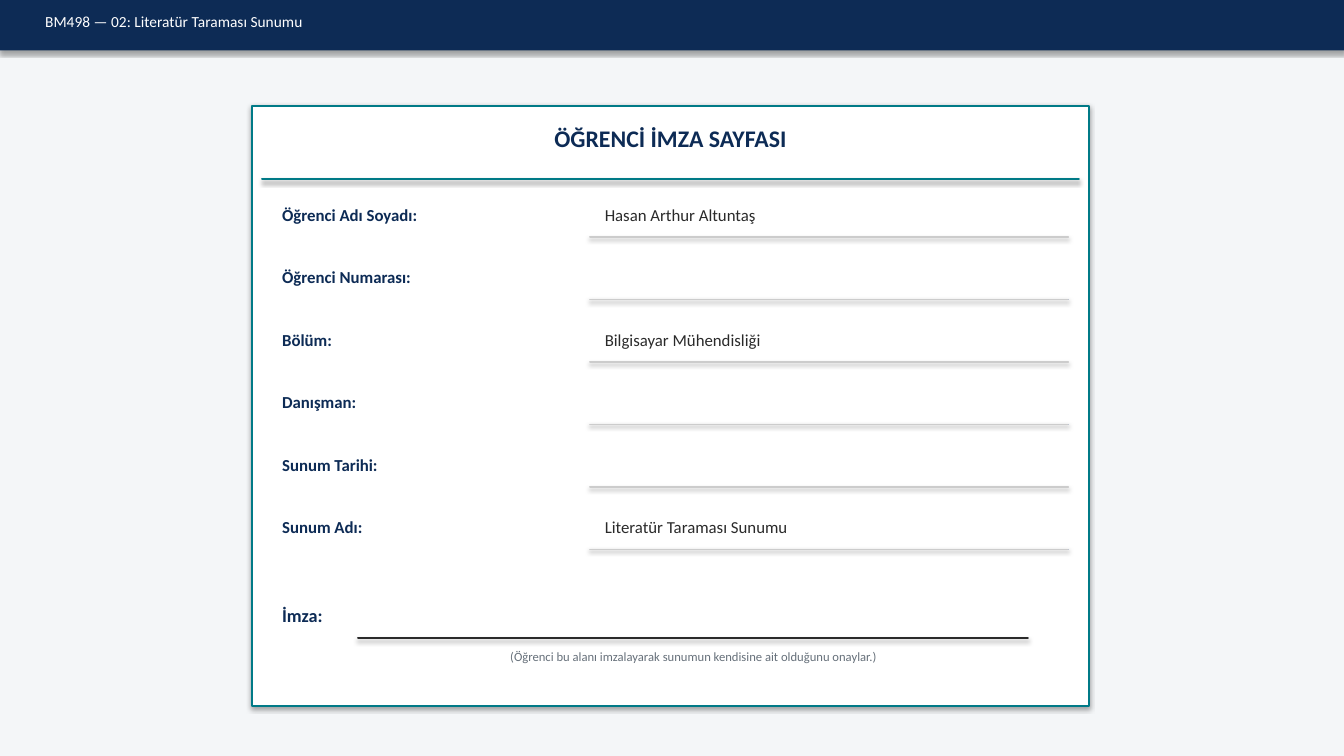
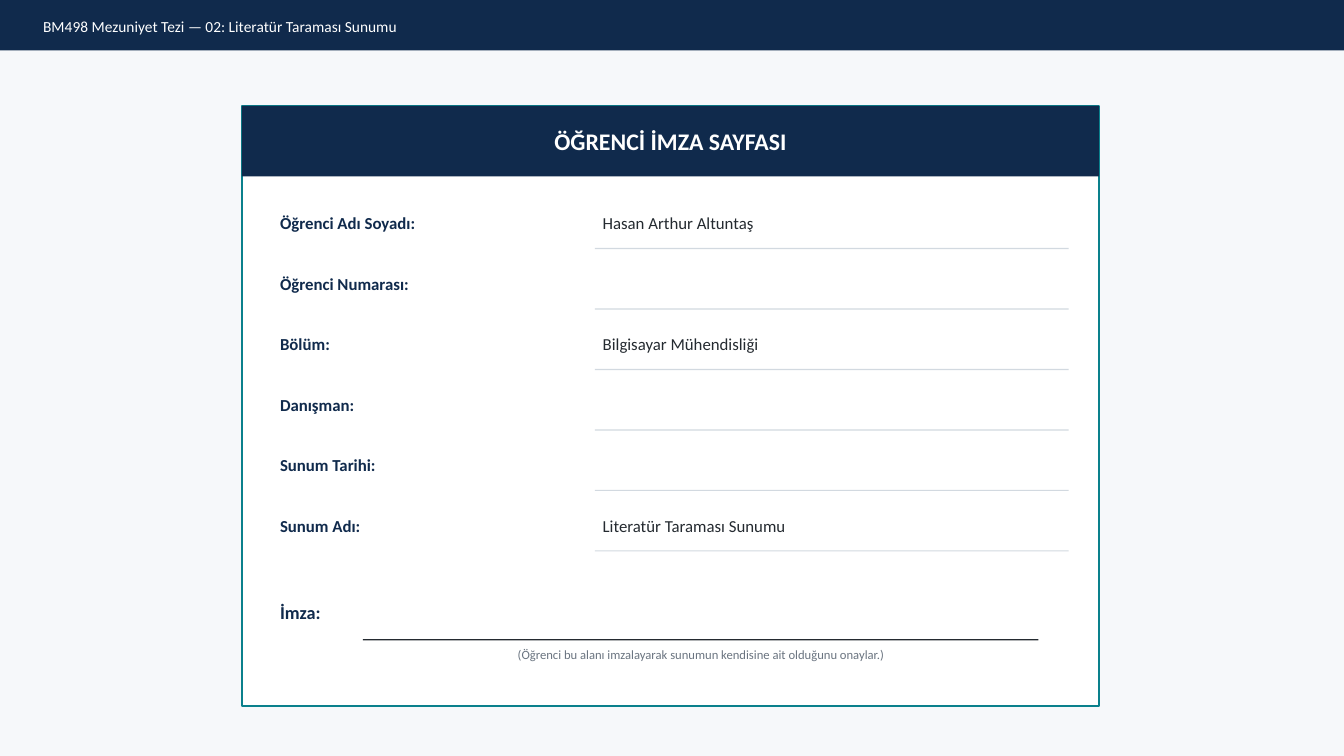
Before and after one commit to Rtur2003/CrownCode, a slide deck: slide 5 of docs/academic/TeslimEdilecekler/Sunumlar/02_Literatur_Taramasi_Sunumu.pptx. Drawn at 1344x756 pixels with LibreOffice and Linux fonts; fonts in the diff are those of the drawing. Boxes give left, top, right and bottom in pixels: in the first picture for what was removed or moved away, otherwise in the second. Text is boxed around its words. In the diff, an @@ line names an element or a change of style, - is before the commit and + after.

```diff
--- a/docs/academic/TeslimEdilecekler/Sunumlar/02_Literatur_Taramasi_Sunumu.pptx
+++ b/docs/academic/TeslimEdilecekler/Sunumlar/02_Literatur_Taramasi_Sunumu.pptx
@@ background #F4F6F8 to #F6F8FA @@
@@ rectangle at box(0, 0, 1344, 50): fill #0D2B55 to #102A4C; shadow off @@
@@ text "BM498 Mezuniyet Tezi — 02: ..." at box(43, 21, 397, 35): vertical alignment top to middle @@
@@ text at box(43, 21, 397, 35): text changed @@
-BM498 — 02: Literatür Taraması Sunumu
+BM498 Mezuniyet Tezi — 02: Literatür Taraması Sunumu
@@ rectangle: place and size @@
-rectangle at box(252, 106, 1089, 706)
+rectangle at box(242, 106, 1099, 706)
@@ rectangle at box(242, 106, 1099, 706): outline #007A87 1.5 pt to #0A808C 1.5 pt; shadow off @@
@@ text "ÖĞRENCİ İMZA SAYFASI" at box(554, 130, 787, 150): text colour #0D2B55 to #FFFFFF; vertical alignment top to middle @@
@@ rectangle: place and size @@
-rectangle at box(262, 179, 1079, 179)
+rectangle at box(242, 106, 1099, 176)
@@ rectangle at box(242, 106, 1099, 176): fill gradient #3F80CE to #A4C4FF to #102A4C; outline #007A87 1.5 pt to none; shadow off @@
@@ text colour #0D2B55 to #102A4C in 7 elements at box(280, 520, 360, 532), box(280, 459, 375, 471), box(280, 400, 354, 414), box(280, 338, 330, 350), box(280, 604, 321, 619), box(280, 276, 408, 293), box(280, 216, 416, 232) @@
@@ text "Öğrenci Adı Soyadı:": place and size @@
-text "Öğrenci Adı Soyadı:" at box(282, 207, 418, 224)
+text "Öğrenci Adı Soyadı:" at box(280, 216, 416, 232)
@@ text colour #2A2A2A to #242A30 in 3 elements at box(603, 520, 785, 532), box(603, 338, 759, 353), box(603, 217, 754, 232) @@
@@ text "Hasan Arthur Altuntaş": place and size @@
-text "Hasan Arthur Altuntaş" at box(605, 209, 756, 224)
+text "Hasan Arthur Altuntaş" at box(603, 217, 754, 232)
@@ fill gradient #3F80CE to #A4C4FF to #D2D9E0; outline #CCCCCC 1 pt to none; shadow off in 6 elements at box(595, 551, 1069, 552), box(595, 490, 1069, 491), box(595, 430, 1069, 431), box(595, 369, 1069, 370), box(595, 309, 1069, 310), box(595, 248, 1069, 249) @@
@@ rectangle: place and size @@
-rectangle at box(590, 237, 1069, 237)
+rectangle at box(595, 248, 1069, 249)
@@ rectangle: place and size @@
-rectangle at box(590, 299, 1069, 299)
+rectangle at box(595, 309, 1069, 310)
@@ rectangle: place and size @@
-rectangle at box(590, 362, 1069, 362)
+rectangle at box(595, 369, 1069, 370)
@@ rectangle: place and size @@
-rectangle at box(590, 424, 1069, 424)
+rectangle at box(595, 430, 1069, 431)
@@ rectangle: place and size @@
-rectangle at box(590, 487, 1069, 487)
+rectangle at box(595, 490, 1069, 491)
@@ rectangle: place and size @@
-rectangle at box(590, 549, 1069, 549)
+rectangle at box(595, 551, 1069, 552)
@@ text "(Öğrenci bu alanı imzalayarak sunumun ..." at box(518, 649, 884, 661): text colour #66707A to #6A7480 @@
@@ rectangle: place and size @@
-rectangle at box(358, 638, 1028, 638)
+rectangle at box(363, 639, 1038, 640)
@@ rectangle at box(363, 639, 1038, 640): fill gradient #3F80CE to #A4C4FF to #242A30; outline #2A2A2A 1.5 pt to none; shadow off @@
```
Also in this commit, not shown: 4 other slides changed, 4 other files.
